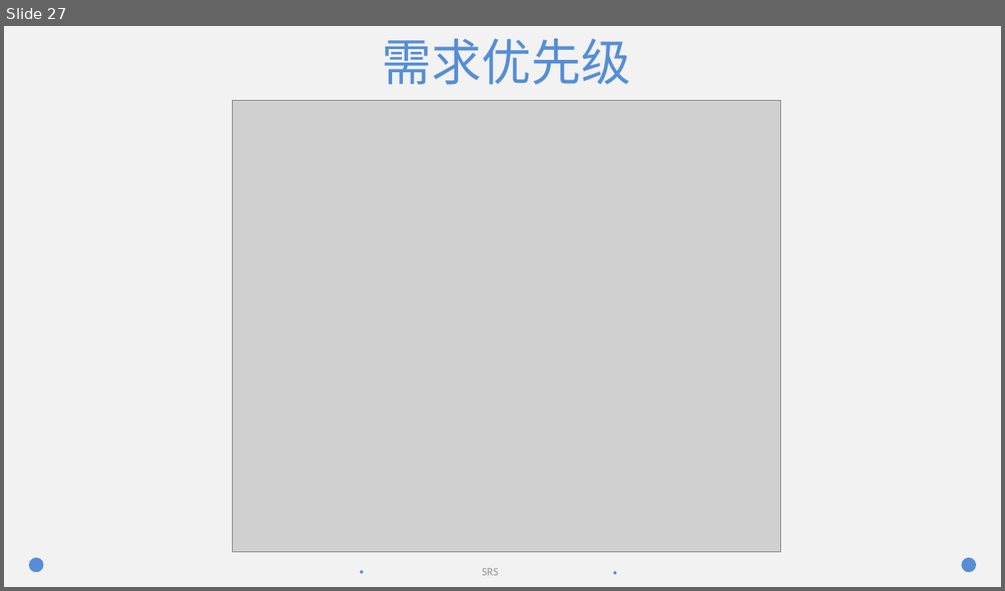
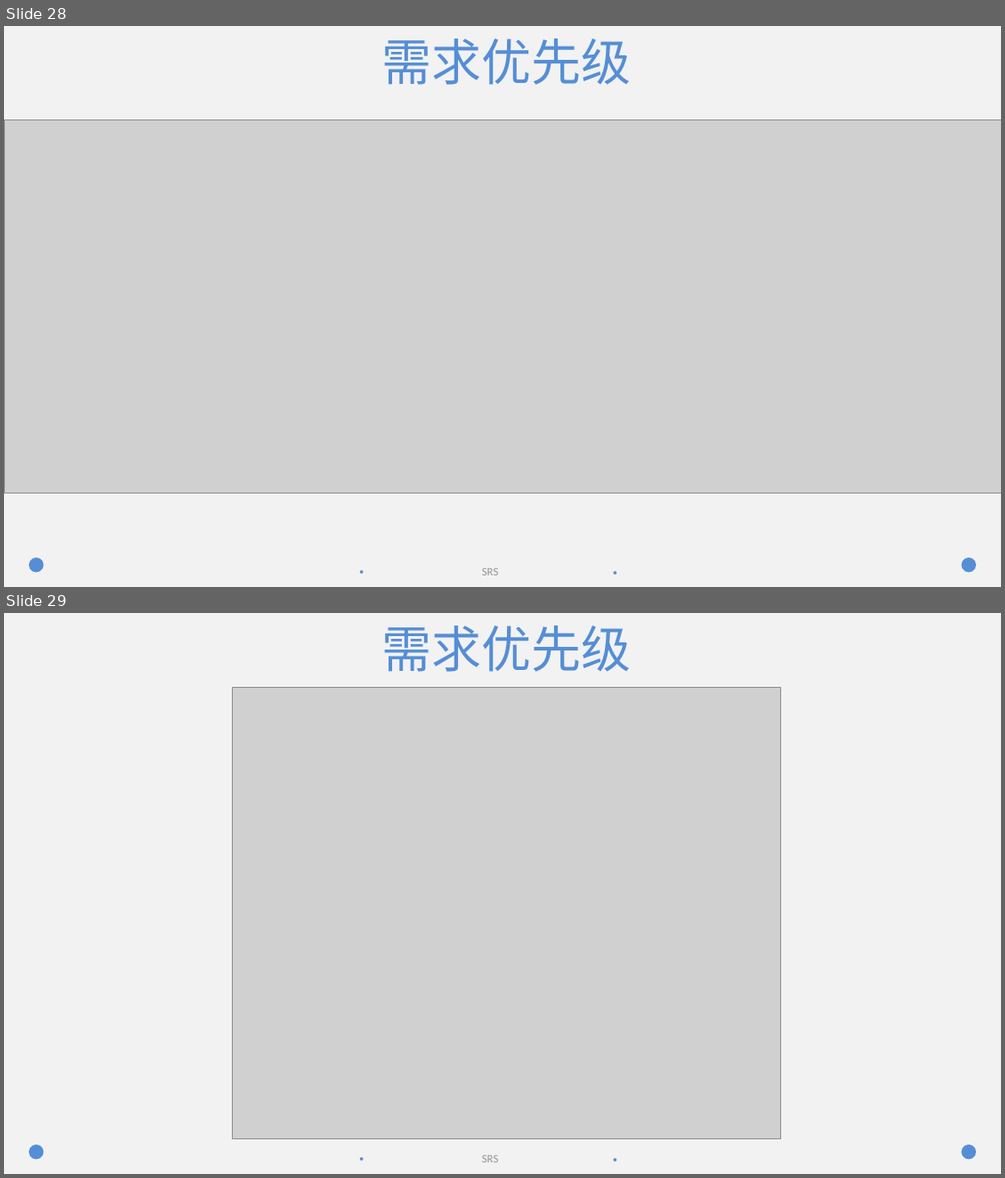
Before and after one commit to lenovo-wu/G016ZUCC-SRA2022, a slide deck: SRS评审.pptx. Shown one above the other, each under a label of ours: slide 27 before the commit, slides 28 and 29 after it. The pictures are 1005x591 and 1005x1178 pixels, drawn with LibreOffice and Linux fonts; fonts in the diff are those of the drawing; grey boxes stand for pictures. Boxes give left, top, right and bottom in pixels: in the first picture for what was removed or moved away, otherwise in the second. Text is boxed around its words. In the diff, an @@ line names an element or a change of style, - is before the commit and + after.

```diff
--- a/SRS评审.pptx
+++ b/SRS评审.pptx
@@ slide 28 added at (x1=4, y1=26, x2=1001, y2=587), background #F2F2F2; not listed: 5 template elements that a slide beside it also shows @@
@@ title added at (x1=381, y1=38, x2=631, y2=85), 48 pt, text #558ED5 @@
+需求优先级
@@ picture added at (x1=4, y1=119, x2=1001, y2=492) @@
@@ what was slide 27 is now slide 29 @@
```
Also in this commit, not shown: 1 slide changed, 6 other slides added, 2 slides removed.
